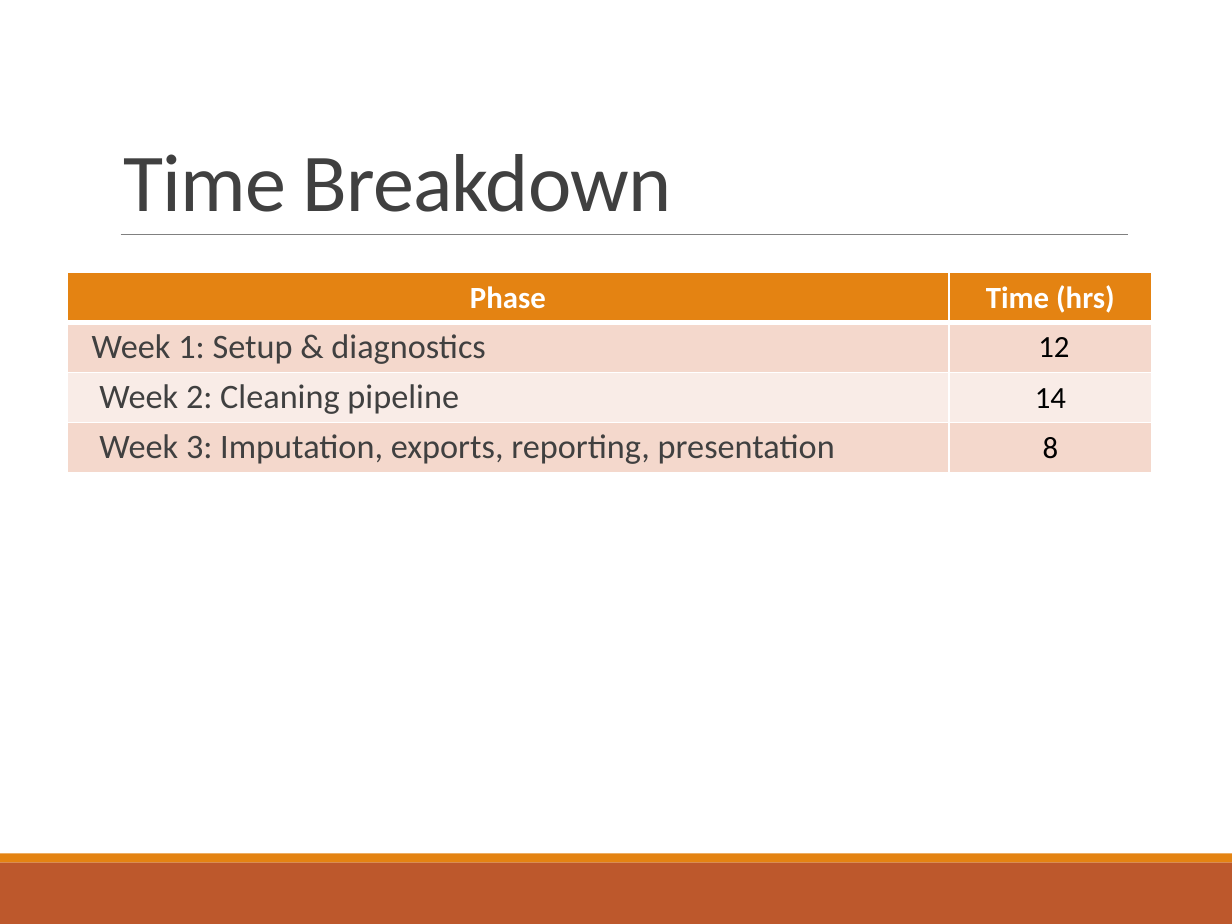
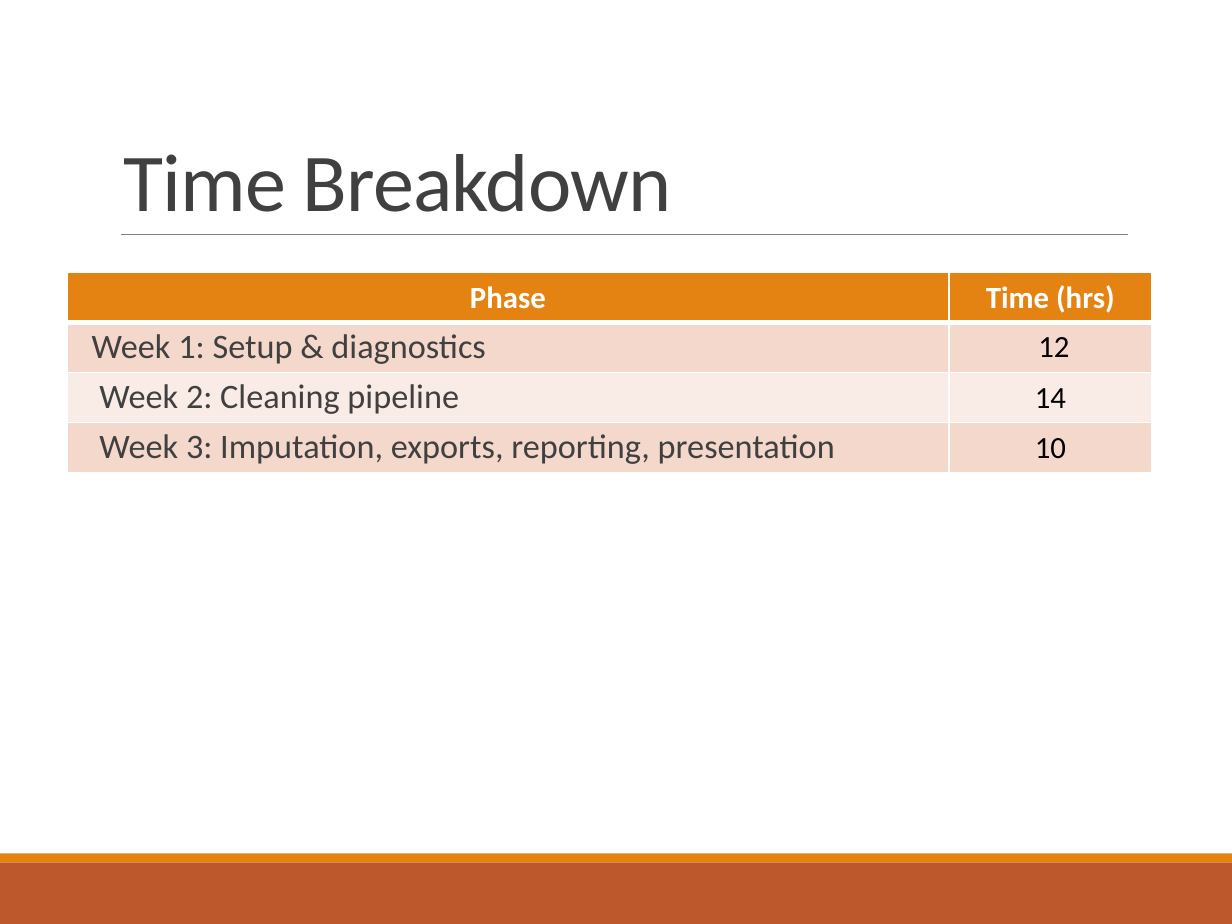
Before and after one commit to TynishaN/healthcare_cleaning_pipeline, a slide deck: slide 12 of presentation/healthcare_pipeline_presentation.pptx (slide 17 before the commit). Drawn at 1232x924 pixels with LibreOffice and Linux fonts; fonts in the diff are those of the drawing. Boxes give left, top, right and bottom in pixels: in the first picture for what was removed or moved away, otherwise in the second. Text is boxed around its words. In the diff, an @@ line names an element or a change of style, - is before the commit and + after.

```diff
--- a/presentation/healthcare_pipeline_presentation.pptx
+++ b/presentation/healthcare_pipeline_presentation.pptx
@@ table at box(67, 272, 1152, 472) @@
-row 4, column 2: 8
+row 4, column 2: 10
```
Also in this commit, not shown: 11 other slides changed, 5 slides removed, 6 other files.
